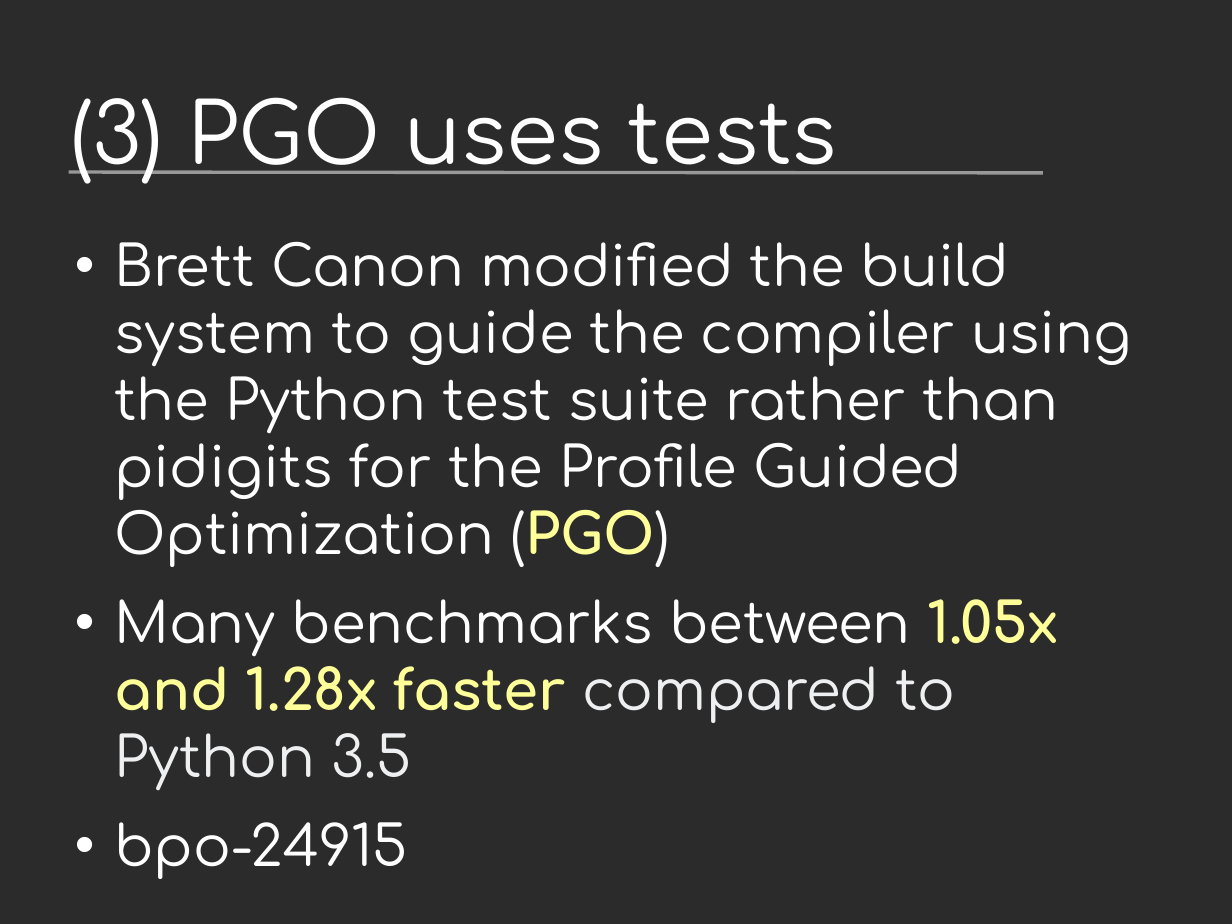
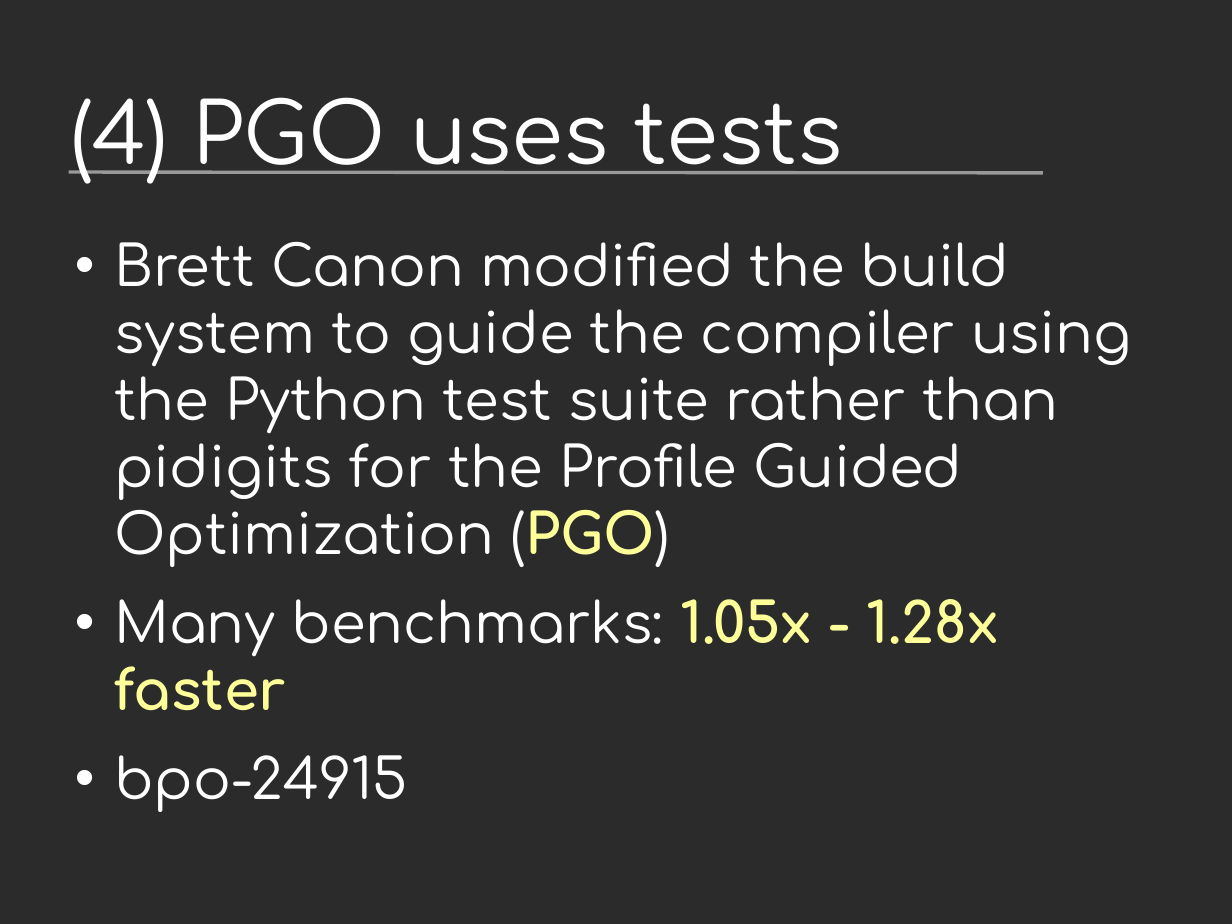
Before and after one commit to vstinner/talks, a slide deck: slide 21 of 2017-PyconUS/python36_opt.odp (slide 18 before the commit). Drawn at 1232x924 pixels with LibreOffice and Linux fonts; fonts in the diff are those of the drawing; background and template pictures are left out; a plain dark background stands for a picture behind light text. Boxes give left, top, right and bottom in pixels: in the first picture for what was removed or moved away, otherwise in the second. Text is boxed around its words. In the diff, an @@ line names an element or a change of style, - is before the commit and + after.

```diff
--- a/2017-PyconUS/python36_opt.odp
+++ b/2017-PyconUS/python36_opt.odp
@@ title at bbox=[71, 97, 842, 184]: text changed @@
-(3) PGO uses tests
+(4) PGO uses tests
@@ text at bbox=[114, 599, 999, 711]: text changed; text colour #FFFFFF to #FFFF99; bold on @@
-• Many benchmarks between 1.05x and 1.28x faster compared to Python 3.5
+• Many benchmarks: 1.05x - 1.28x faster
```
Also in this commit, not shown: 18 other slides changed, 9 slides added, 1 other file.
